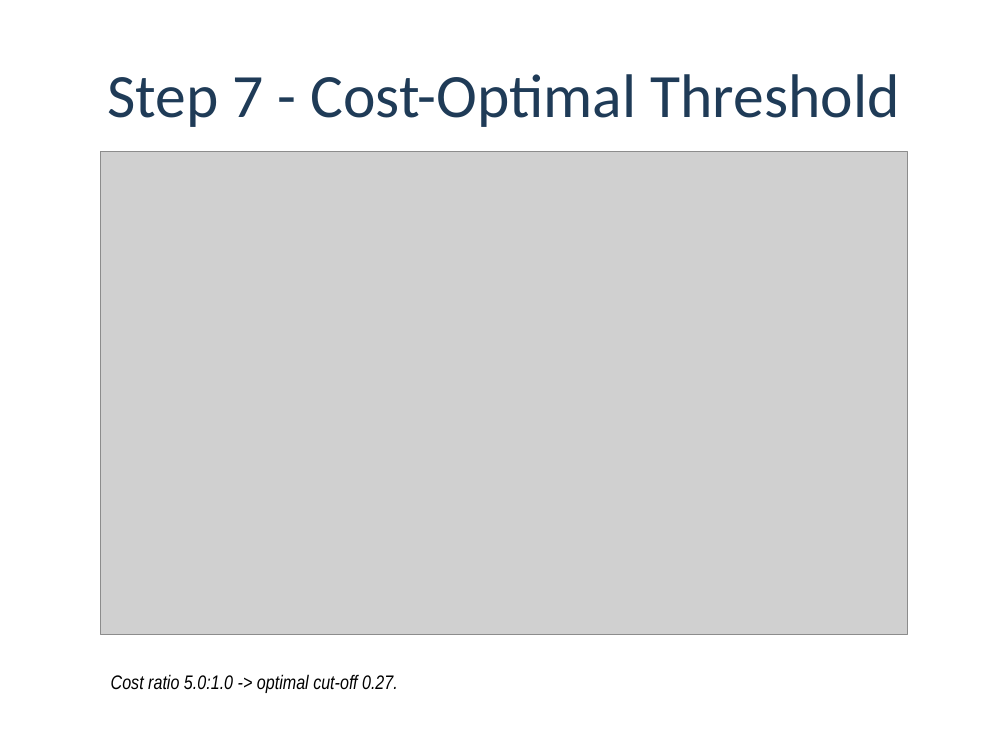
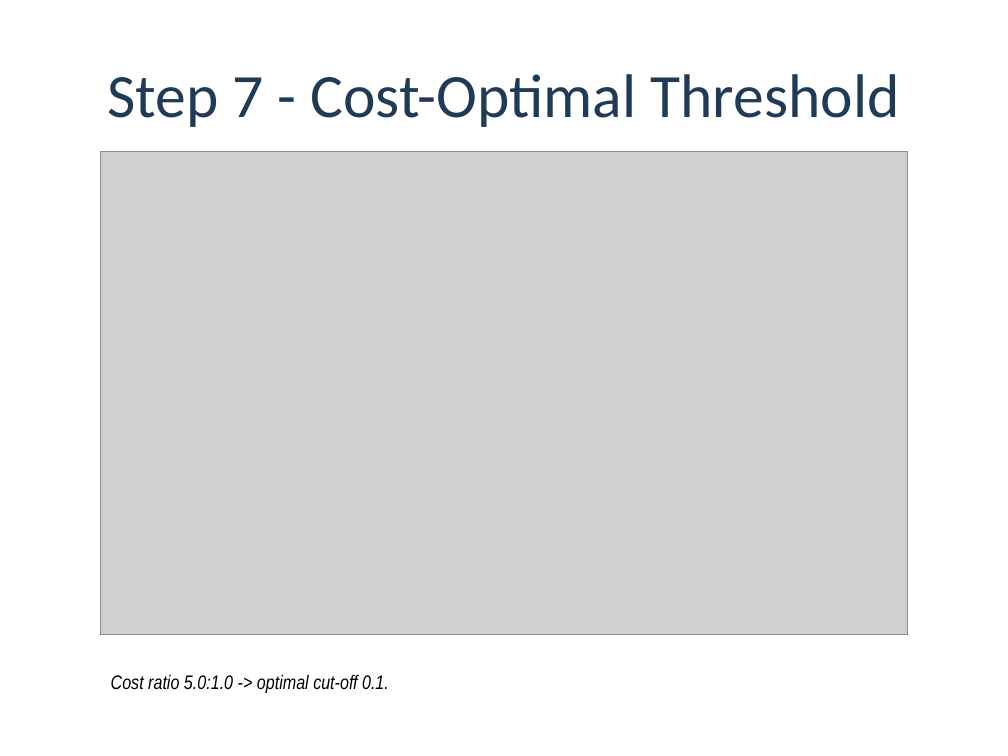
Before and after one commit to molisezx/-motz-loan-prediction-, a slide deck: slide 20 of presentation/DIAL3110_Loan_Prediction_Slides.pptx. Drawn at 1008x756 pixels with LibreOffice and Linux fonts; fonts in the diff are those of the drawing; grey boxes stand for pictures. Boxes give left, top, right and bottom in pixels: in the first picture for what was removed or moved away, otherwise in the second. Text is boxed around its words. In the diff, an @@ line names an element or a change of style, - is before the commit and + after.

```diff
--- a/presentation/DIAL3110_Loan_Prediction_Slides.pptx
+++ b/presentation/DIAL3110_Loan_Prediction_Slides.pptx
@@ text at [111,674,389,693]: text changed @@
-Cost ratio 5.0:1.0 -> optimal cut-off 0.27.
+Cost ratio 5.0:1.0 -> optimal cut-off 0.1.
```
Also in this commit, not shown: 6 other slides changed, 40 other files.
